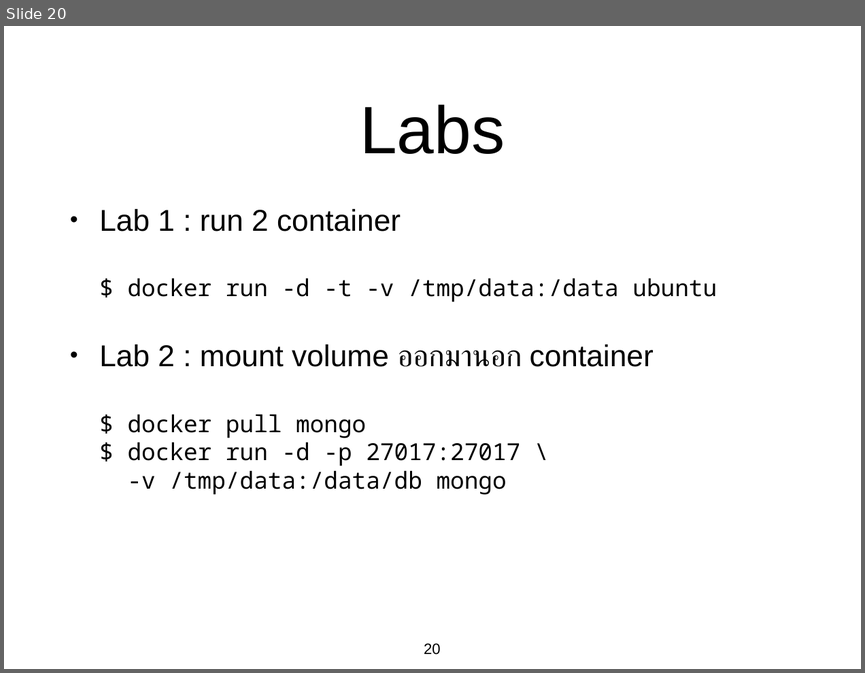
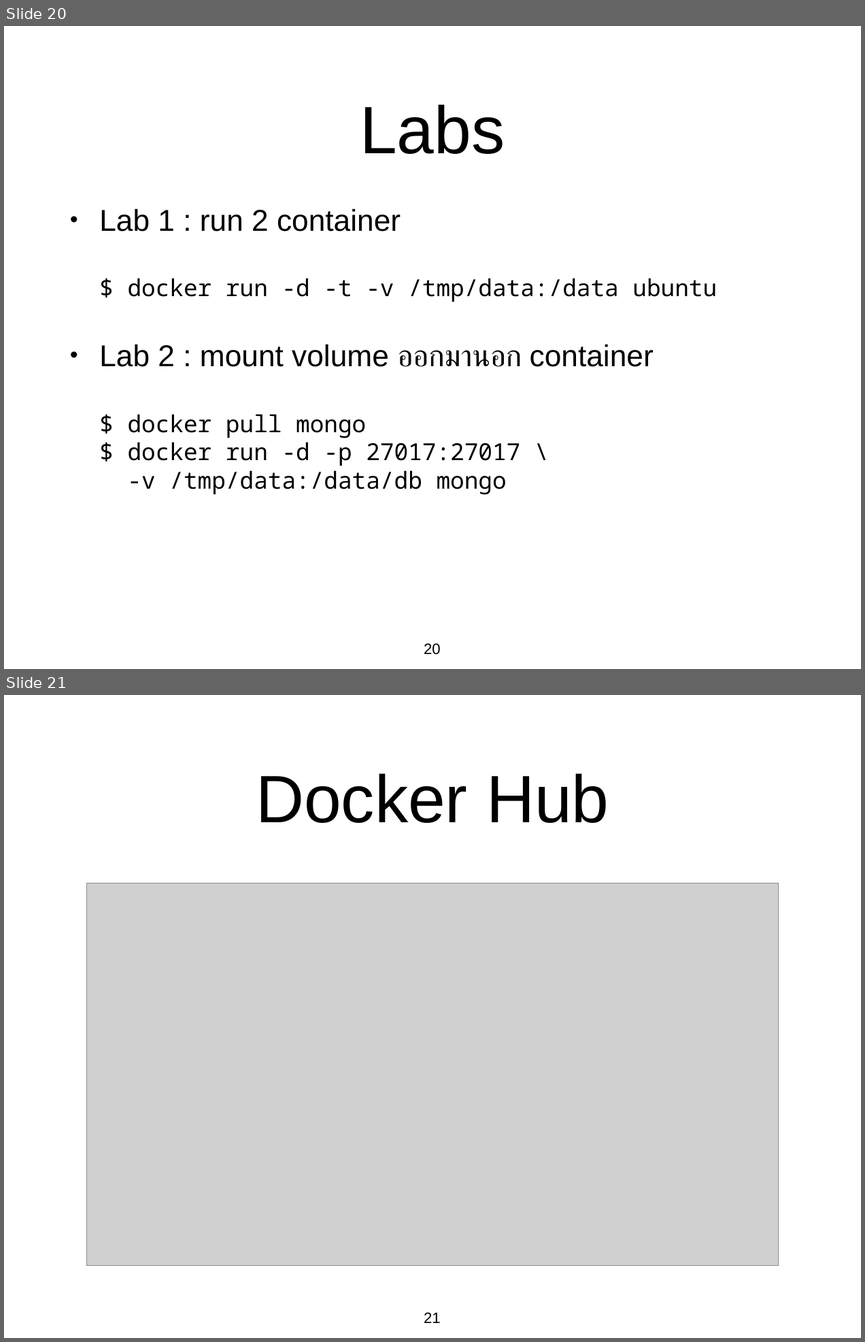
Before and after one commit to olarn/Docker-Training, a slide deck: Powerpoint/02.Docker.pptx. Shown one above the other, each under a label of ours: slide 20 before the commit, slides 20 and 21 after it. The pictures are 865x673 and 865x1342 pixels, drawn with LibreOffice and Linux fonts; fonts in the diff are those of the drawing; grey boxes stand for pictures. Boxes give left, top, right and bottom in pixels: in the first picture for what was removed or moved away, otherwise in the second. Text is boxed around its words. In the diff, an @@ line names an element or a change of style, - is before the commit and + after.

Commit message:
Add docker hub.

```diff
--- a/Powerpoint/02.Docker.pptx
+++ b/Powerpoint/02.Docker.pptx
@@ slide 21 added at (x1=4, y1=695, x2=861, y2=1338), background #FFFFFF @@
@@ title added at (x1=256, y1=773, x2=609, y2=823), 80 pt, text #000000 @@
+Docker Hub
@@ picture added at (x1=86, y1=883, x2=779, y2=1266) @@
@@ page number added at (x1=424, y1=1312, x2=441, y2=1323), 18 pt, text #000000 @@
+21
```
Also in this commit, not shown: 2 other slides added, 3 other files.
